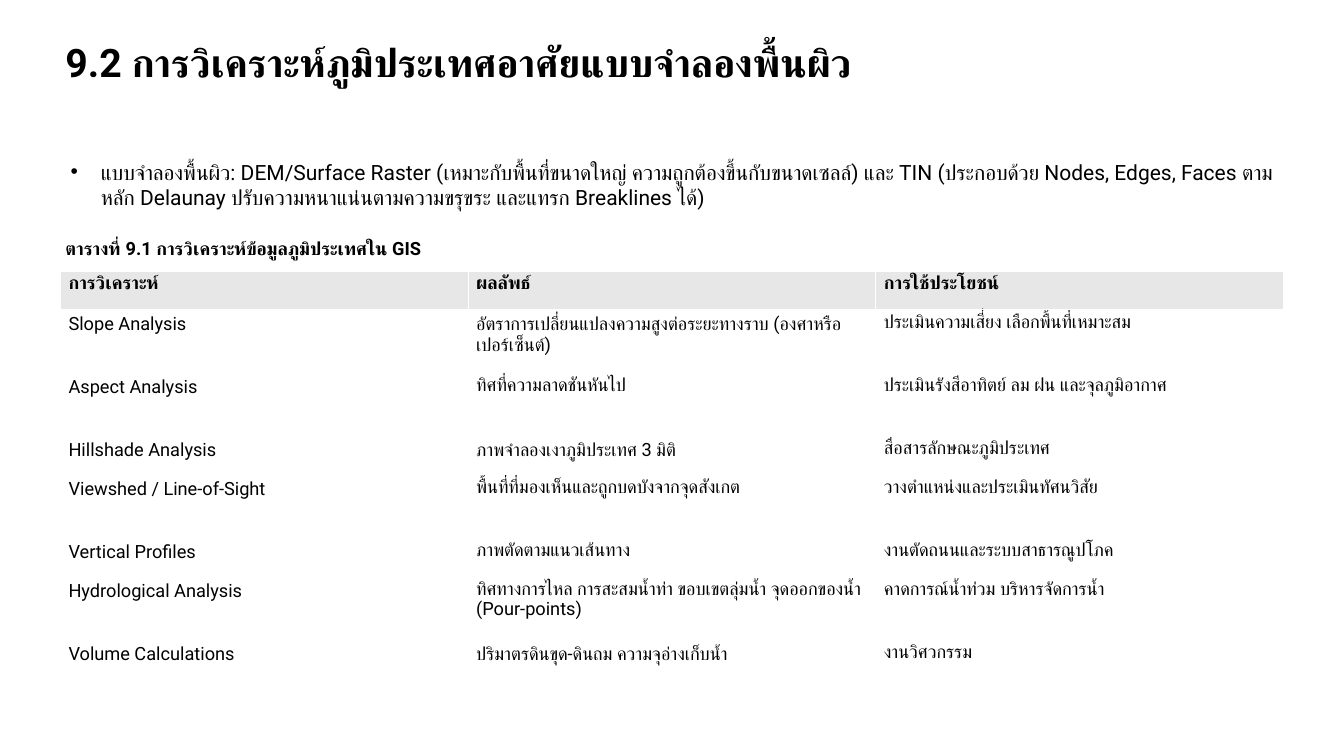
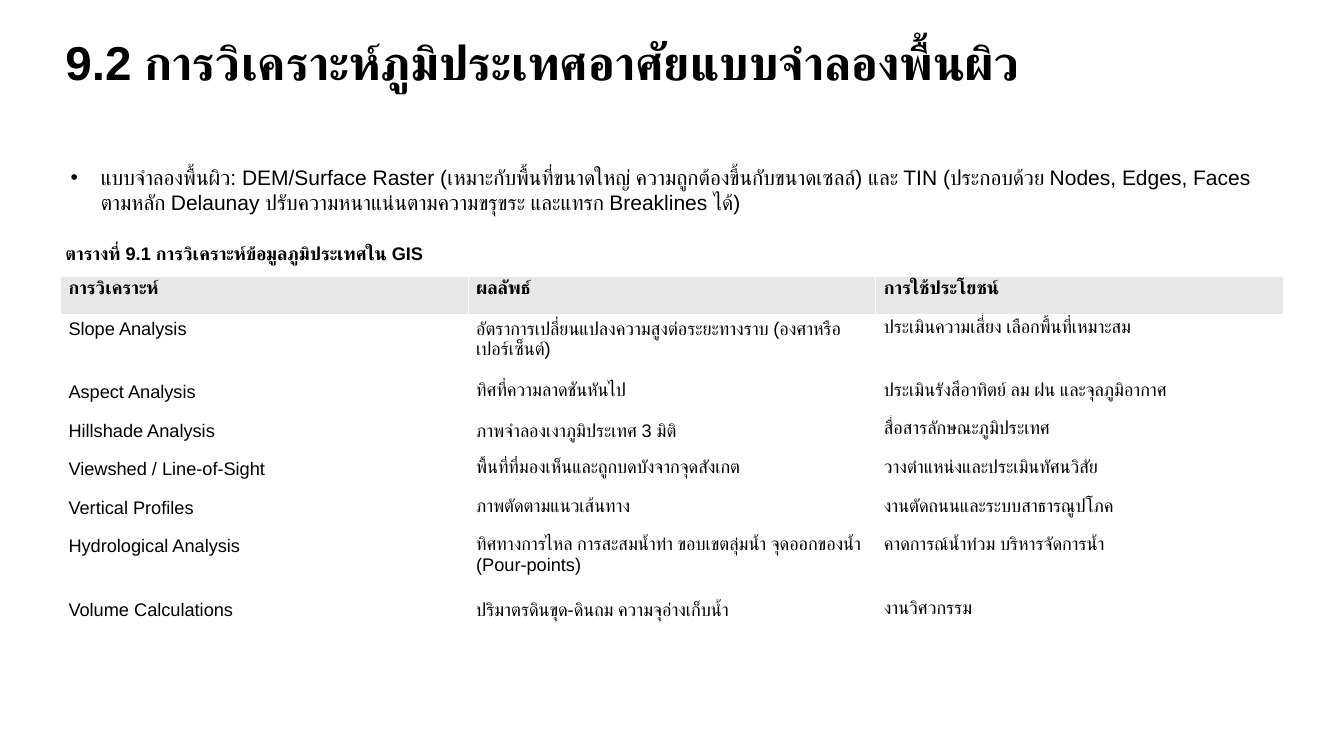
Before and after one commit to soravisAmn/Presentation, a slide deck: slide 43 of Surveying Technologies/draft#1/draft1.pptx. Drawn at 1344x756 pixels with LibreOffice and Linux fonts; fonts in the diff are those of the drawing. Boxes give left, top, right and bottom in pixels: in the first picture for what was removed or moved away, otherwise in the second. Text is boxed around its words. In the diff, an @@ line names an element or a change of style, - is before the commit and + after.

```diff
--- a/Surveying Technologies/draft#1/draft1.pptx
+++ b/Surveying Technologies/draft#1/draft1.pptx
@@ text "9.2 การวิเคราะห์ภูมิประเทศอาศัยแบบจำลองพื้นผิว" at (65, 43, 1020, 94): size 28 to 34 pt, font Roboto to Arial @@
@@ text "แบบจำลองพื้นผิว: DEM/Surface Raster (เหมาะกับพื้นที่ขนาดใหญ่ ..." at (101, 168, 1250, 217): font Roboto to Arial @@
@@ text "ตารางที่ 9.1 การวิเคราะห์ข้อมูลภูมิประเทศใน GIS" at (65, 246, 423, 266): font Roboto to Arial @@
@@ table at (60, 276, 1282, 635) @@
@@ font Roboto to Arial @@
@@ table: place and size @@
-table at (60, 271, 1282, 679)
+table at (60, 276, 1282, 635)
```
Also in this commit, not shown: 62 other slides changed, 35 other files.
